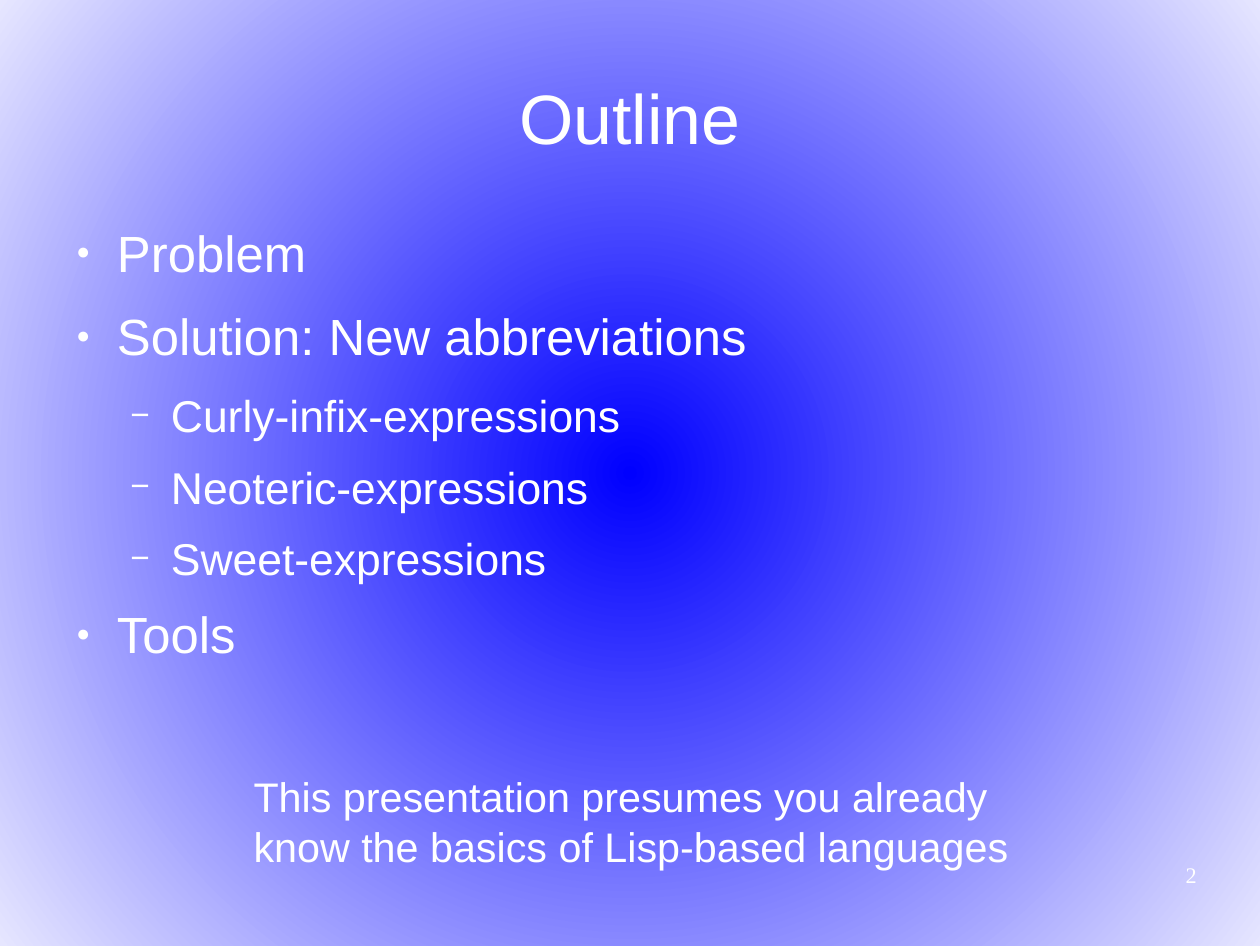
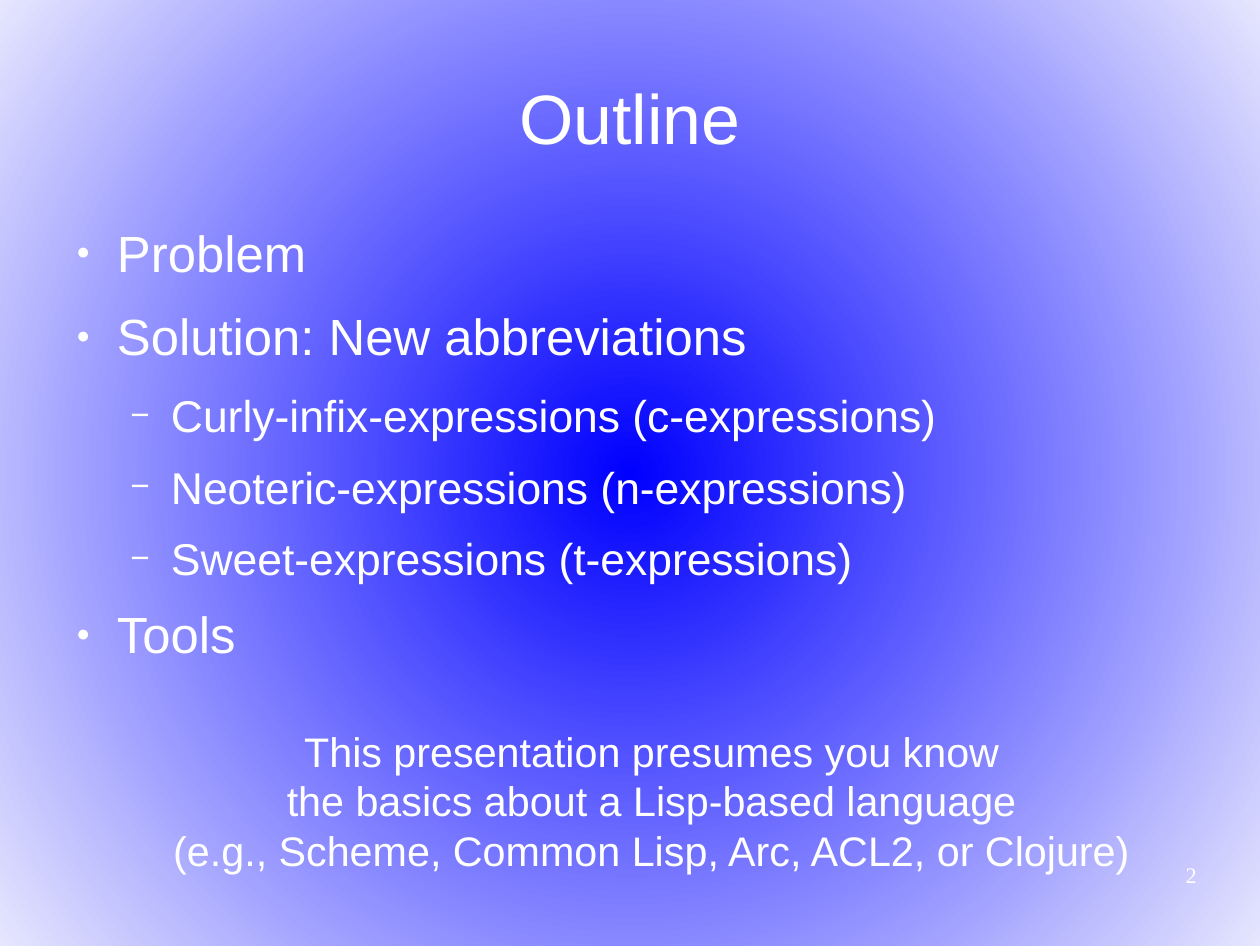
Before and after one commit to martin12333/Readable-Lisp-S-expressions, a slide deck: slide 2 of readable-s-expressions.odp. Drawn at 1260x946 pixels with LibreOffice and Linux fonts; fonts in the diff are those of the drawing. Boxes give left, top, right and bottom in pixels: in the first picture for what was removed or moved away, otherwise in the second. Text is boxed around its words. In the diff, an @@ line names an element or a change of style, - is before the commit and + after.

```diff
--- a/readable-s-expressions.odp
+++ b/readable-s-expressions.odp
@@ text at (171,398,936,584): text changed @@
-  − Curly-infix-expressions
-  − Neoteric-expressions
-  − Sweet-expressions
+  − Curly-infix-expressions (c-expressions)
+  − Neoteric-expressions (n-expressions)
+  − Sweet-expressions (t-expressions)
@@ text at (173,737,1130,874): text changed @@
-This presentation presumes you already
-know the basics of Lisp-based languages
+This presentation presumes you know
+the basics about a Lisp-based language
+(e.g., Scheme, Common Lisp, Arc, ACL2, or Clojure)
```
Also in this commit, not shown: 13 other slides changed.
